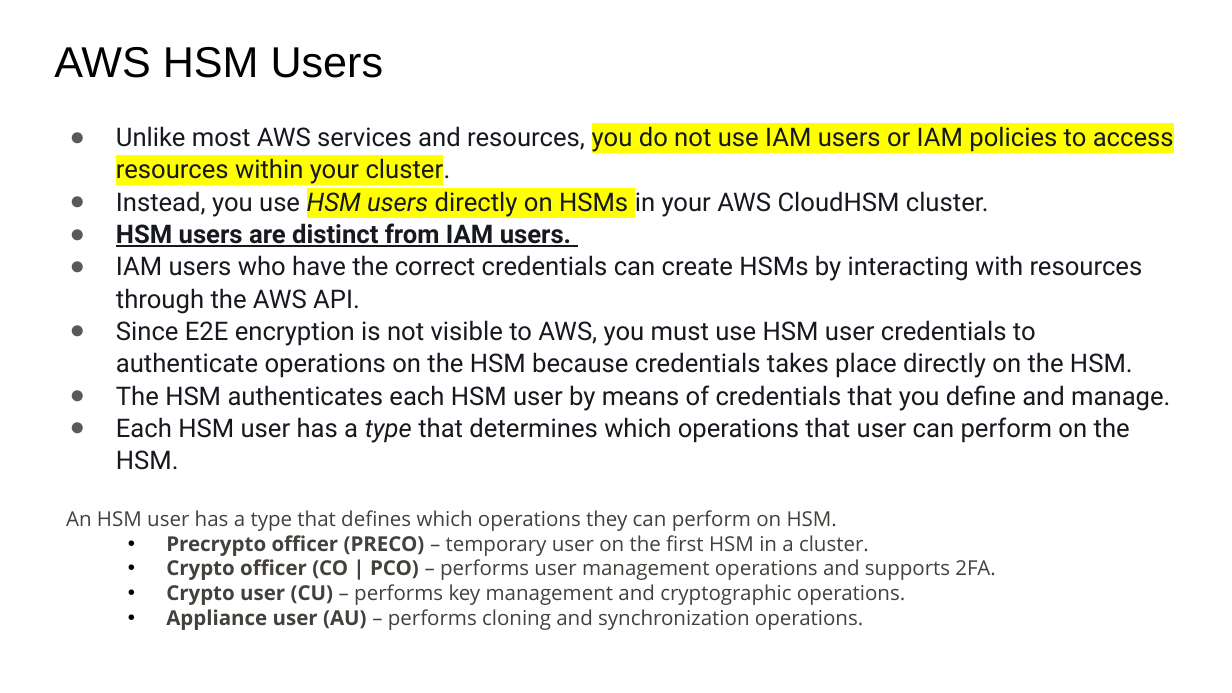
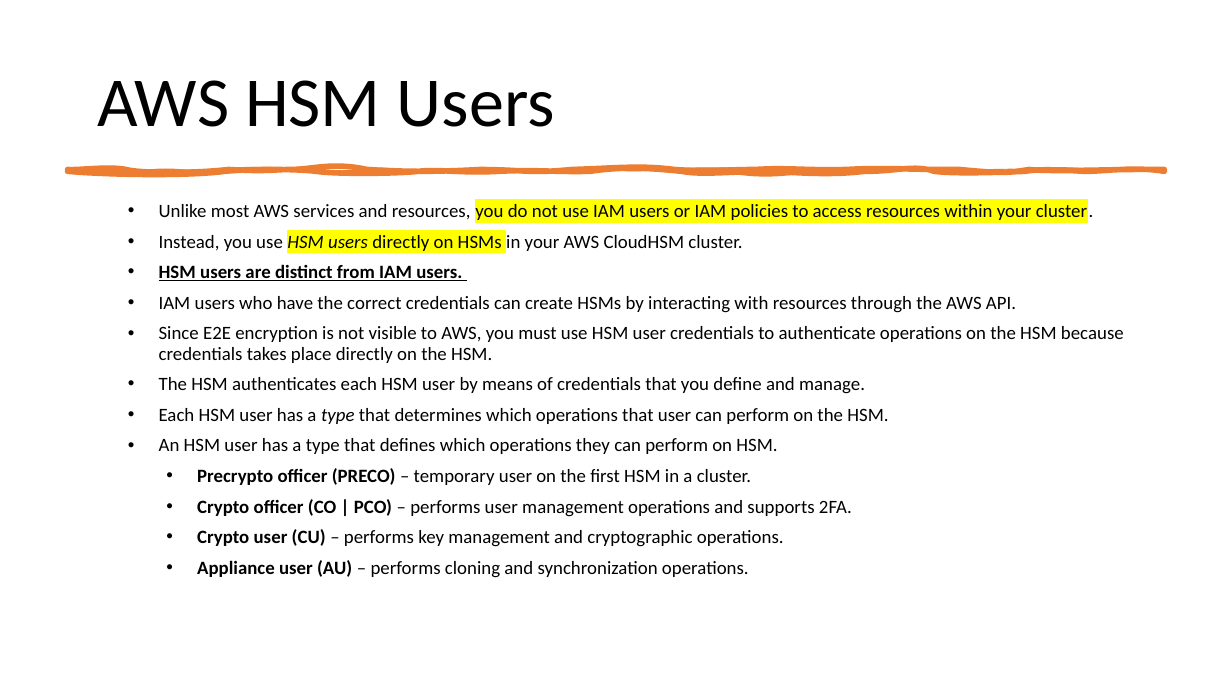
Before and after one commit to IlyaChakun/aws-iba-courses, a slide deck: slide 8 of lecture-materials/Security/cloudHSM/cloudHSM.pptx (slide 7 before the commit). Drawn at 1232x693 pixels with LibreOffice and Linux fonts; fonts in the diff are those of the drawing. Boxes give left, top, right and bottom in pixels: in the first picture for what was removed or moved away, otherwise in the second. Text is boxed around its words. In the diff, an @@ line names an element or a change of style, - is before the commit and + after.

```diff
--- a/lecture-materials/Security/cloudHSM/cloudHSM.pptx
+++ b/lecture-materials/Security/cloudHSM/cloudHSM.pptx
@@ title "AWS HSM Users": place and size @@
-title "AWS HSM Users" at <box>54,47,384,78</box>
+title "AWS HSM Users" at <box>97,80,555,127</box>
@@ title "AWS HSM Users" at <box>97,80,555,127</box>: size 25.2 to 41 pt, font Arial to Calibri; line spacing 1 to 0.9; vertical alignment top to middle @@
@@ freeform shape added at <box>68,170,1164,171</box>, fill #ED7D31, outline #ED7D31 3.25 pt @@
@@ text "Unlike most AWS services and ...": place and size @@
-text "Unlike most AWS services and ..." at <box>116,126,1174,470</box>
+text "Unlike most AWS services and ..." at <box>159,202,1124,578</box>
@@ text at <box>159,202,1124,424</box>: size 15 to 11 pt, font Roboto to Calibri, text colour #16191F to #000000 in "Unlike most AWS services and resources, you ...", "Instead, you use HSM users directly on ...", "HSM users are distinct from IAM users.", "IAM users who have the correct credentials ..." and 3 more places; bullet ● to •; line spacing 1.05 to 0.9; more space between paragraphs @@
@@ text at <box>159,438,852,578</box>: paragraphs added @@
+• An HSM user has a type that defines which operations they can perform on HSM.
+  • Precrypto officer (PRECO) – temporary user on the first HSM in a cluster.
+  • Crypto officer (CO | PCO) – performs user management operations and supports 2FA.
+  • Crypto user (CU) – performs key management and cryptographic operations.
+  • Appliance user (AU) – performs cloning and synchronization operations.
@@ text removed at <box>66,510,995,630</box> @@
-An HSM user has a type that defines which operations they can perform on HSM.
-  • Precrypto officer (PRECO) – temporary user on the first HSM in a cluster.
-  • Crypto officer (CO | PCO) – performs user management operations and supports 2FA.
-  • Crypto user (CU) – performs key management and cryptographic operations.
-  • Appliance user (AU) – performs cloning and synchronization operations.
```
Also in this commit, not shown: 14 other slides changed, 2 slides added, 19 other files.
